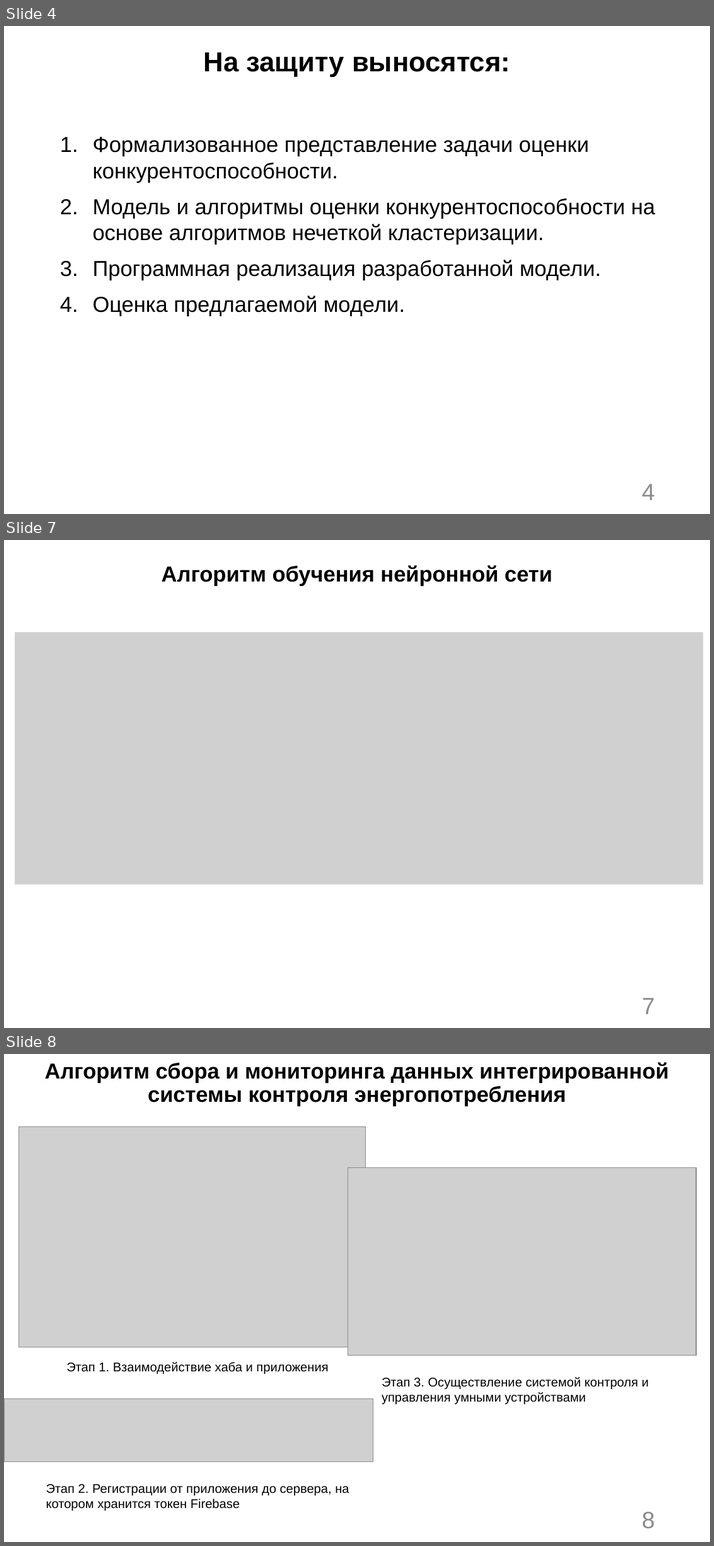
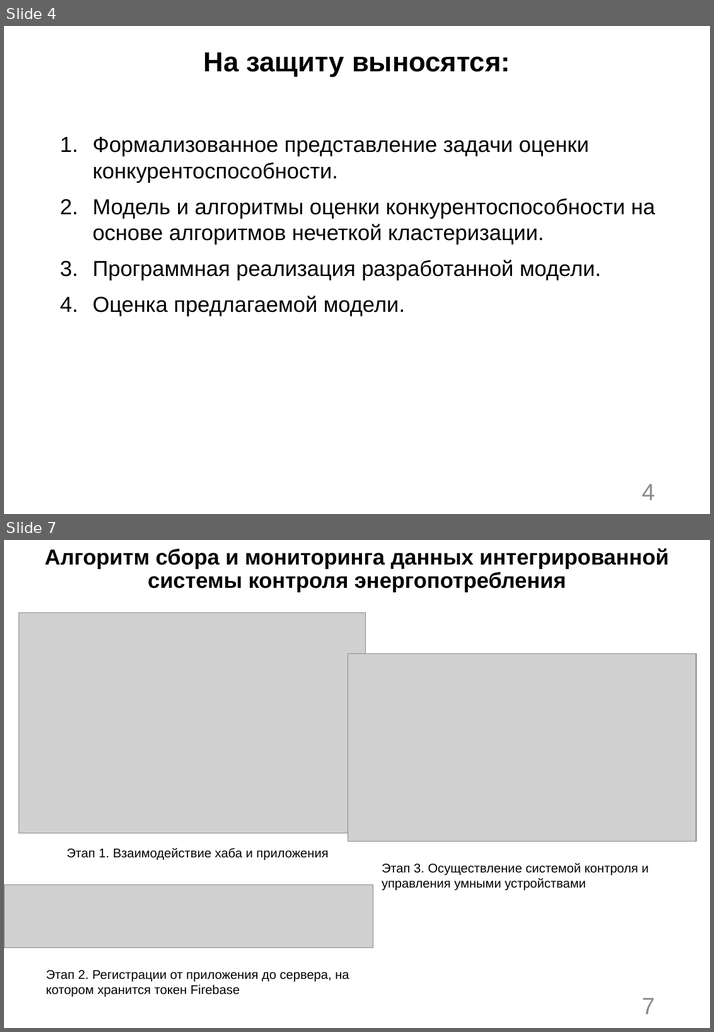
Before and after one commit to mJaJksJ/Master-thesis, a slide deck: 3 semester/Мясников. Презентация.pptx. Shown one above the other, each under a label of ours: slides 4, 7 and 8 before the commit, slides 4 and 7 after it; the slides between them are not shown. The pictures are 714x1546 and 714x1032 pixels, drawn with LibreOffice and Linux fonts; fonts in the diff are those of the drawing; grey boxes stand for pictures. Boxes give left, top, right and bottom in pixels: in the first picture for what was removed or moved away, otherwise in the second. Text is boxed around its words. In the diff, an @@ line names an element or a change of style, - is before the commit and + after.

```diff
--- a/3 semester/Мясников. Презентация.pptx
+++ b/3 semester/Мясников. Презентация.pptx
@@ slide 7 removed at box(4, 540, 710, 1028), background #FFFFFF @@
@@ title removed at box(162, 565, 552, 585) @@
-Алгоритм обучения нейронной сети
@@ picture removed at box(15, 633, 703, 885) @@
@@ page number removed at box(642, 998, 655, 1014) @@
-7
@@ what was slide 8 is now slide 7 @@
@@ page number at box(642, 998, 655, 1014): text changed @@
-8
+7
```
Also in this commit, not shown: 2 slides changed, 1 slide added, 1 other slide removed, 3 other files.
